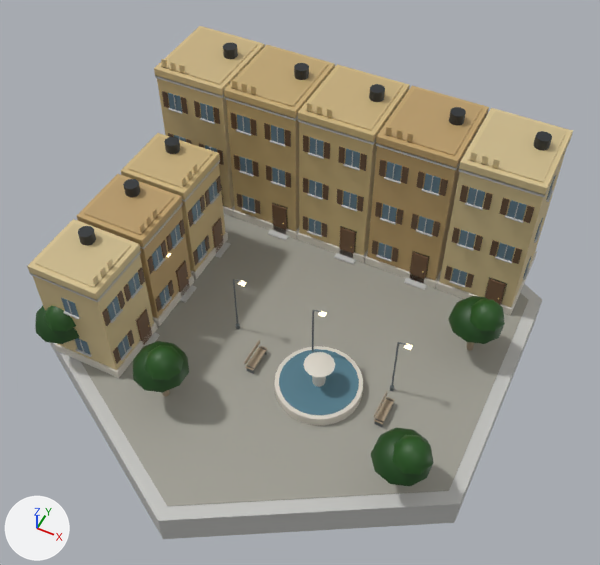
The glTF model native/godot/assets/art/blender/residential_arab.glb: old version first, new version second.
Before and after are seen from a camera (50 mm lens) standing at (11.9, -23.4, 31.6) and looking at (0.5, -0.5, 3.0). Lighting does not change. The marker at lower left points along +X, +Y and +Z. The older version comes first. Vertices at exactly the same position are counted once.

The first picture shows 'glass', 'leaf', 'paint', 'pavers', 'plaster', 'stone', 'wall_concrete', 'wood' and 3 more.
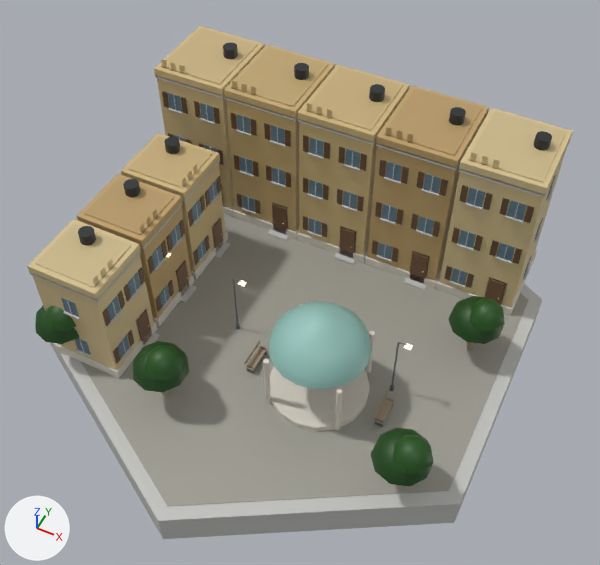
What differs and where, as boxes (x1, y1, x2, y2) in the pictures (600 x 565 px; the box of a moved part takes in the faces that stretch with it):
'stone', reshaped: before (54, 206, 537, 426); after (54, 206, 537, 431)
'copper', added (cyan): after (269, 302, 371, 389)
part 1 of me_glass, deleted (cyan): before (279, 349, 359, 415)
part 2 of me_stone, added: after (263, 359, 271, 400)
part 3 of me_stone, deleted: before (303, 352, 335, 377)
part 4 of me_stone, moved or reshaped: before (274, 346, 355, 419); after (271, 304, 375, 430)

The change, as a diff of the scene's bpy script:
```diff
--- a/native/godot/assets/art/blender/residential_arab.glb.py
+++ b/native/godot/assets/art/blender/residential_arab.glb.py
@@ mat_copper @@
+mat_copper = bpy.data.materials.new('copper')
+# nodes: BsdfPrincipled, Mix, OutputMaterial, VertexColor
+# colours: greyish cyan #95c4bc, mixed with the vertex colours
@@ me_glass @@
 # used by ob_glass; location = (0.0, 0.0, 0.0)
-me_glass.from_pydata(...)  # 656 vertices, 1004 faces; spans x -9.9..9.5, y -7.2..6.9, z 0.6..7.1
+me_glass.from_pydata(...)  # 608 vertices, 912 faces; spans x -9.9..9.5, y -7.2..6.9, z 1.0..7.1
+# me_glass part 1: the loose piece of 48 vertices spanning x 1.2..4.8, y -5.4..-1.8, z 0.6 is deleted
 me_glass.materials.append(mat_glass)
@@ me_stone @@
 # used by ob_stone; location = (0.0, 0.0, 0.0)
-me_stone.from_pydata(...)  # 304 vertices, 564 faces; spans x -9.9..9.5, y -7.2..8.8, z 0.1..2.0
+me_stone.from_pydata(...)  # 288 vertices, 524 faces; spans x -9.9..9.5, y -7.2..8.8, z 0.1..3.2
+# me_stone part 2: a new loose piece, an 8-sided cylinder along z spanning x 1.17..1.43, y -5.43..-5.17, z 0.43..3.2, in mat_stone
+# me_stone part 3: the loose piece of 44 vertices spanning x 2.3..3.7, y -4.3..-2.9, z 1.8..2.0 is deleted
+# me_stone part 4: 60 vertices moved from x 1.0..5.0, y -5.6..-1.6, z 0.1..1.8 to x 0.7..5.3, y -5.9..-1.3, z 0.1..3.2; 8 vertices removed from x 1.3..3.0, y -5.0..-1.6, z 0.1..1.8; 20 vertices added at x 1.2..4.8, y -5.4..-1.3, z 0.1..3.2
 me_stone.materials.append(mat_stone)
@@ me_copper @@
+me_copper.from_pydata(...)  # 82 vertices, 160 faces; spans x 0.8..5.2, y -5.8..-1.4, z 3.2..5.1
+me_copper.materials.append(mat_copper)
@@ ob_copper @@
+ob_copper = bpy.data.objects.new('copper', me_copper)
+ob_copper.location = (0.0, 0.0, 0.0)
```
